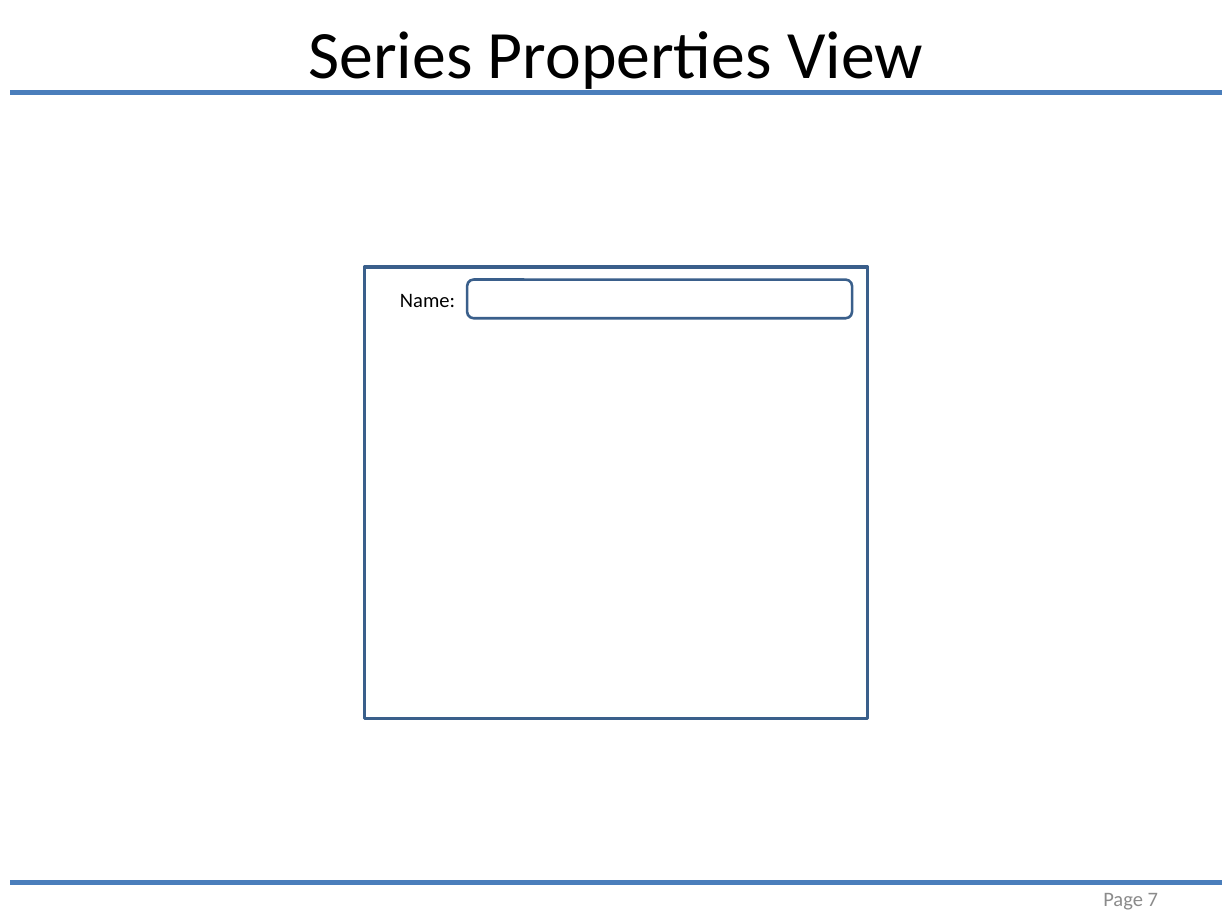
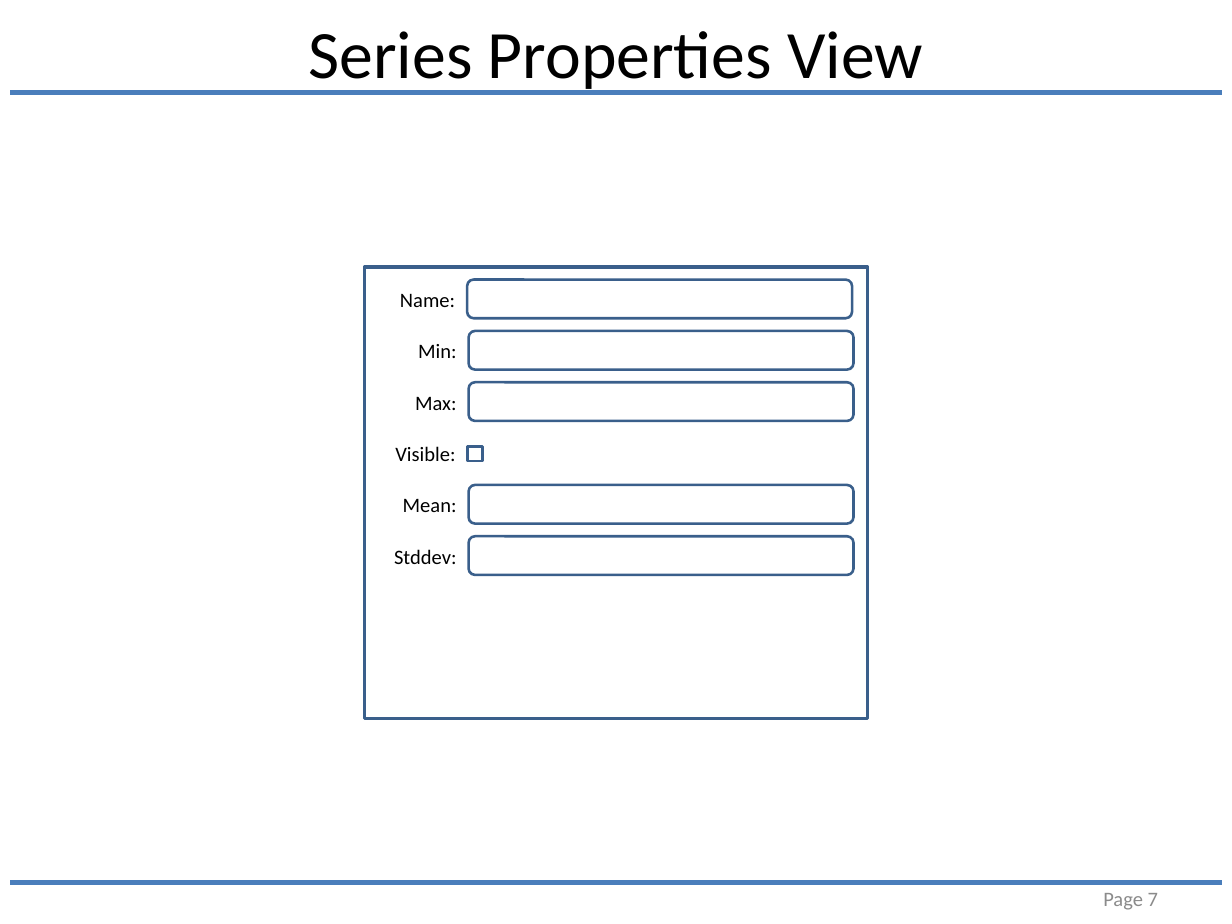
Before and after one commit to joesgordon/gordoza-code, a slide deck: slide 7 of java/JChartLib/docs/ui_framing.pptx. Drawn at 1232x924 pixels with LibreOffice and Linux fonts; fonts in the diff are those of the drawing. Boxes give left, top, right and bottom in pixels: in the first picture for what was removed or moved away, otherwise in the second. Text is boxed around its words. In the diff, an @@ line names an element or a change of style, - is before the commit and + after.

```diff
--- a/java/JChartLib/docs/ui_framing.pptx
+++ b/java/JChartLib/docs/ui_framing.pptx
@@ group added at [394, 331, 853, 574]: 5 texts, 4 rounded rectangles, 1 rectangle @@
+Min:
+Max:
+Visible:
+Mean:
+Stddev:
```
Also in this commit, not shown: 1 slide added, 6 other files.
